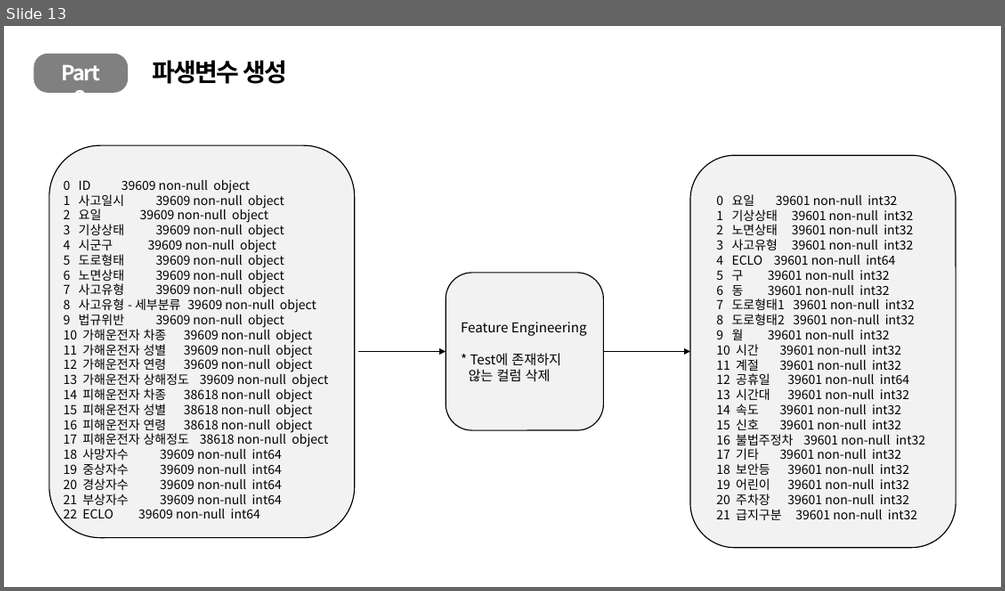
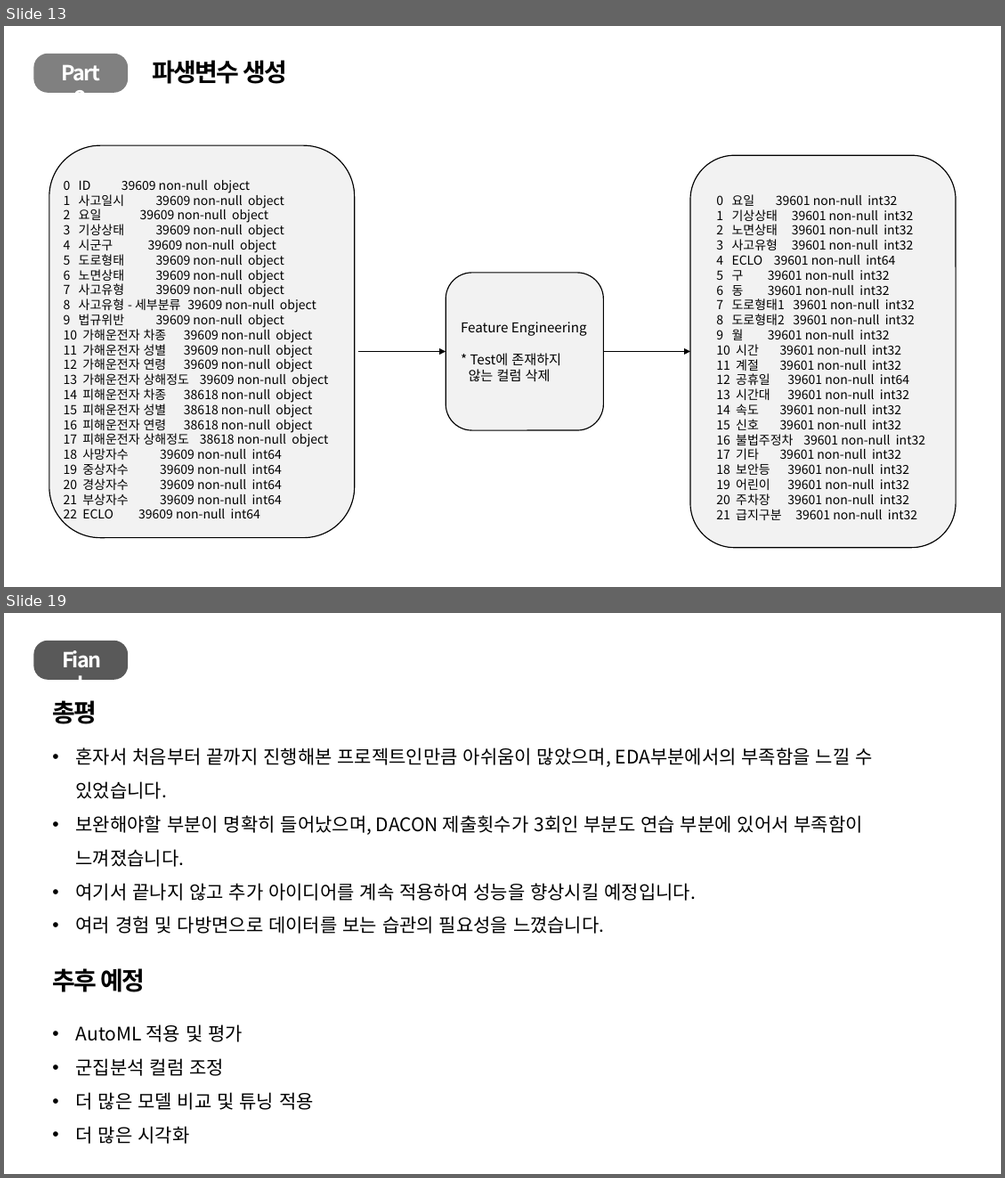
Before and after one commit to vvvjh112/DACON_Practice, a slide deck: Daegu/보고서/대구교통사고 예측.pptx. Shown one above the other, each under a label of ours: slide 13 before the commit, slides 13 and 19 after it; the slides between them are not shown. The pictures are 1005x591 and 1005x1178 pixels, drawn with LibreOffice and Linux fonts; fonts in the diff are those of the drawing. Boxes give left, top, right and bottom in pixels: in the first picture for what was removed or moved away, otherwise in the second. Text is boxed around its words. In the diff, an @@ line names an element or a change of style, - is before the commit and + after.

```diff
--- a/Daegu/보고서/대구교통사고 예측.pptx
+++ b/Daegu/보고서/대구교통사고 예측.pptx
@@ slide 19 added at (4,613,1001,1174), background #FFFFFF @@
@@ rounded rectangle added at (34,641,128,680), fill #595959 @@
@@ text added at (54,643,108,676), 20 pt, text #FFFFFF, bold @@
+Fianl
@@ text added at (52,700,97,724), 24 pt, text #000000, bold @@
+총평
@@ text added at (76,747,872,933), 18 pt, text #000000 @@
+• 혼자서 처음부터 끝까지 진행해본 프로젝트인만큼 아쉬움이 많았으며, EDA부분에서의 부족함을 느낄 수 있었습니다.
+• 보완해야할 부분이 명확히 들어났으며, DACON 제출횟수가 3회인 부분도 연습 부분에 있어서 부족함이 느껴졌습니다.
+• 여기서 끝나지 않고 추가 아이디어를 계속 적용하여 성능을 향상시킬 예정입니다.
+• 여러 경험 및 다방면으로 데이터를 보는 습관의 필요성을 느꼈습니다.
@@ text added at (52,968,145,992), 24 pt, text #000000, bold @@
+추후 예정
@@ text added at (76,1024,314,1143), 18 pt, text #000000 @@
+• AutoML 적용 및 평가
+• 군집분석 컬럼 조정
+• 더 많은 모델 비교 및 튜닝 적용
+• 더 많은 시각화
```
Also in this commit, not shown: 4 slides changed, 3 other slides added, 7 other files.
